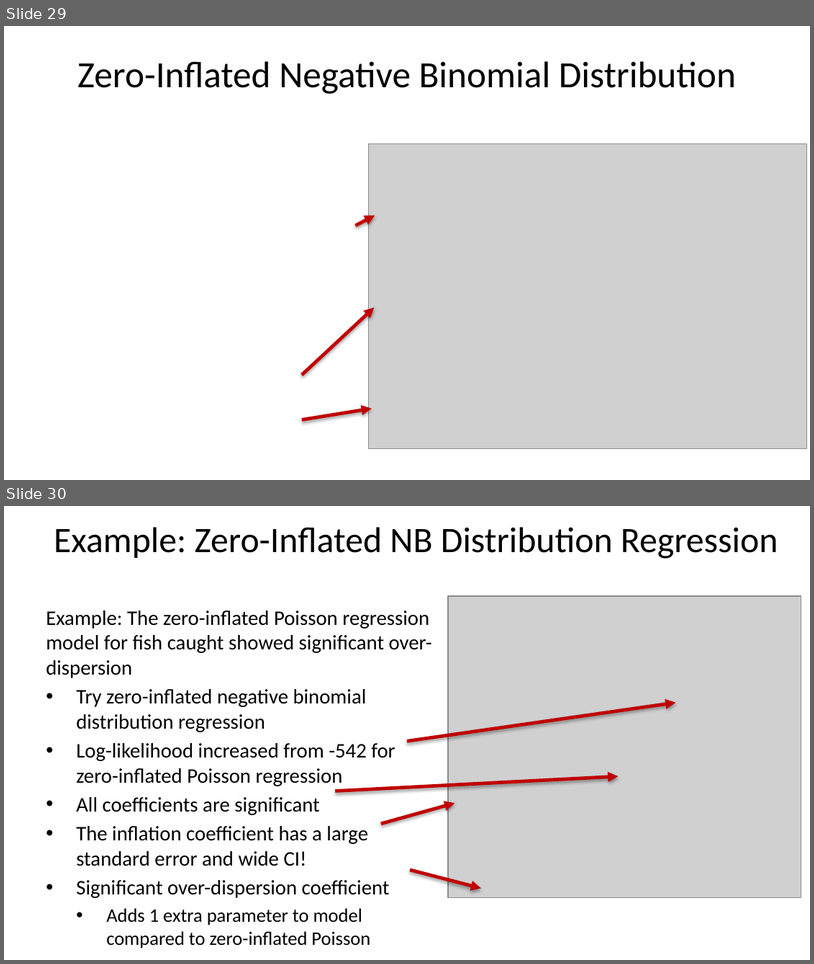
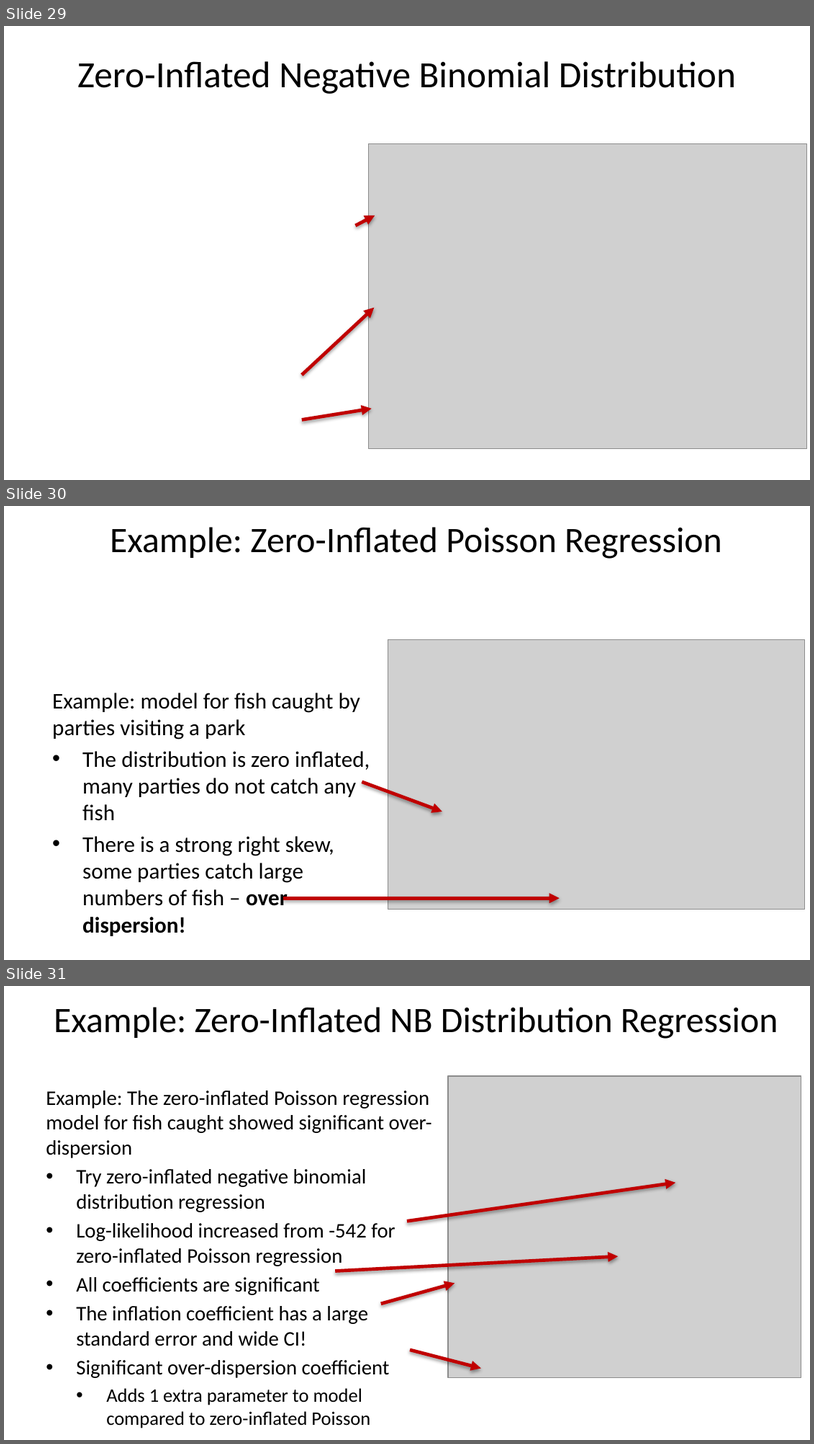
Before and after one commit to StephenElston/CSCI-E-83, a slide deck: LectureSlides/10b_ModelsFor OutliersAndOverdispersion.pptx. Shown one above the other, each under a label of ours: slides 29 and 30 before the commit, slides 29, 30 and 31 after it. The pictures are 814x964 and 814x1444 pixels, drawn with LibreOffice and Linux fonts; fonts in the diff are those of the drawing; grey boxes stand for pictures. Boxes give left, top, right and bottom in pixels: in the first picture for what was removed or moved away, otherwise in the second. Text is boxed around its words. In the diff, an @@ line names an element or a change of style, - is before the commit and + after.

Commit message:
Added example slide, edited slide contents, updated annimations

```diff
--- a/LectureSlides/10b_ModelsFor OutliersAndOverdispersion.pptx
+++ b/LectureSlides/10b_ModelsFor OutliersAndOverdispersion.pptx
@@ slide 30 added at (x1=4, y1=506, x2=810, y2=960), background #FFFFFF @@
@@ title added at (x1=110, y1=527, x2=723, y2=559), 32 pt, text #000000 @@
+Example: Zero-Inflated Poisson Regression
@@ picture added at (x1=388, y1=639, x2=805, y2=908) @@
@@ text added at (x1=52, y1=692, x2=370, y2=906), 20 pt, text #000000 @@
+Example: model for fish caught by parties visiting a park
+• The distribution is zero inflated, many parties do not catch any fish
+• There is a strong right skew, some parties catch large numbers of fish – over-dispersion!
@@ arrow added from (362, 782) to (442, 811), #C00000 3 pt @@
@@ arrow added from (283, 898) to (560, 898), #C00000 3 pt @@
@@ what was slide 30 is now slide 31 @@
```
Also in this commit, not shown: 8 slides changed.
